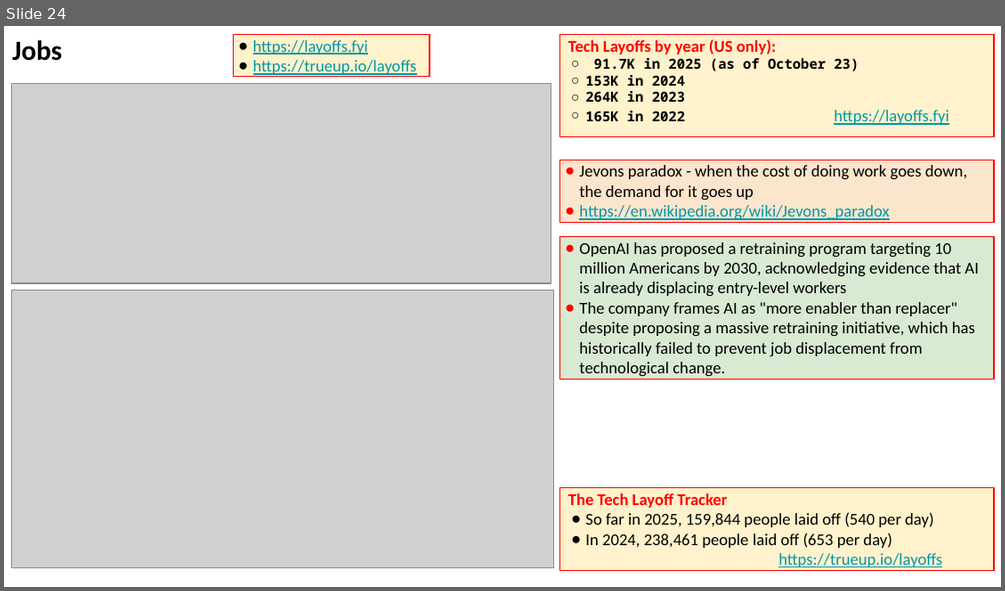
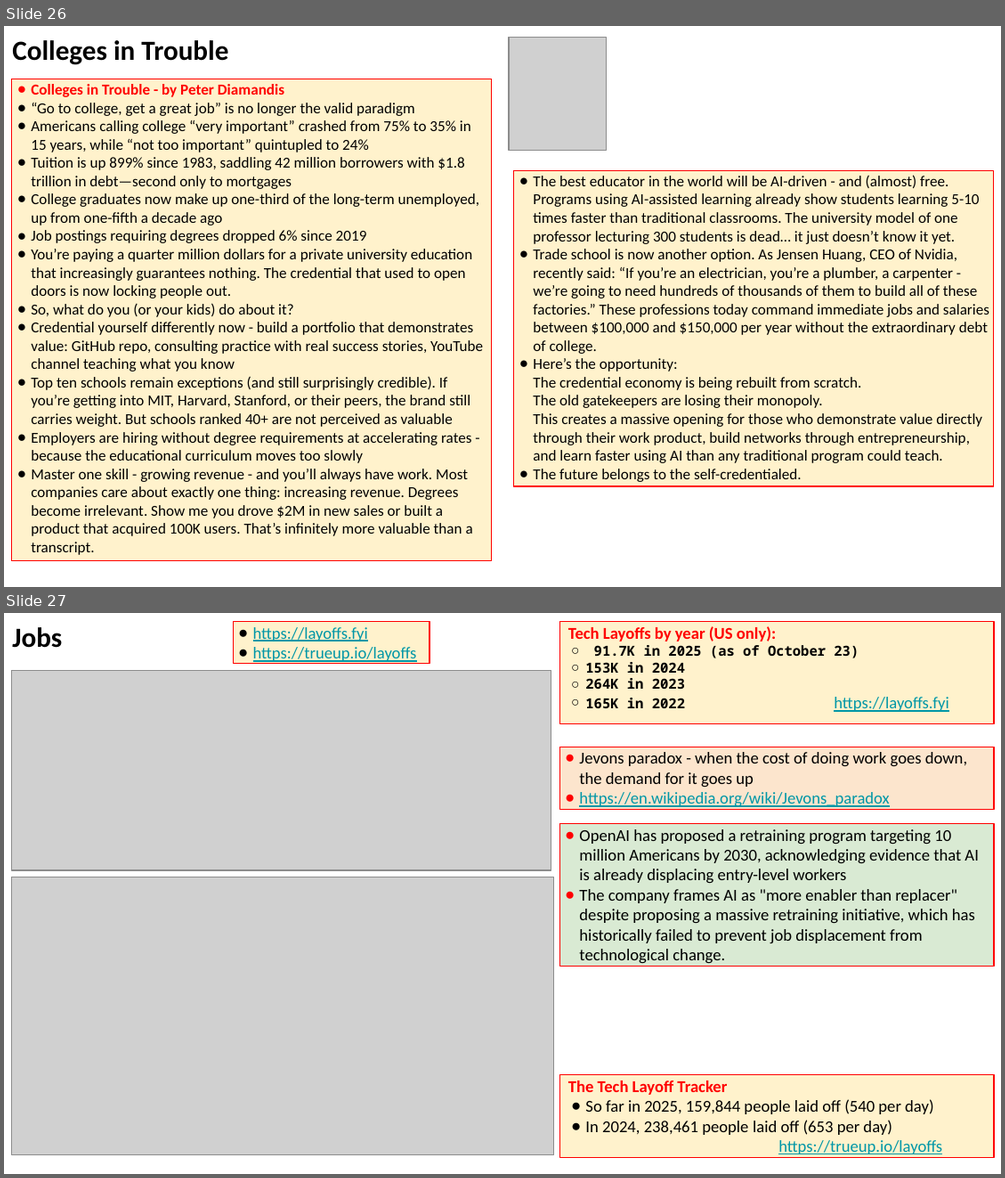
Before and after one commit to lselector/seminar, a slide deck: 2025/2025-10-24-AI-Updates.pptx. Shown one above the other, each under a label of ours: slide 24 before the commit, slides 26 and 27 after it. The pictures are 1005x591 and 1005x1178 pixels, drawn with LibreOffice and Linux fonts; fonts in the diff are those of the drawing; grey boxes stand for pictures. Boxes give left, top, right and bottom in pixels: in the first picture for what was removed or moved away, otherwise in the second. Text is boxed around its words. In the diff, an @@ line names an element or a change of style, - is before the commit and + after.

```diff
--- a/2025/2025-10-24-AI-Updates.pptx
+++ b/2025/2025-10-24-AI-Updates.pptx
@@ slide 26 added at bbox=[4, 26, 1001, 587], background #FFFFFF @@
@@ text added at bbox=[12, 40, 228, 65], 20 pt, text #000000, bold @@
+Colleges in Trouble
@@ picture added at bbox=[509, 37, 606, 151] @@
@@ rectangle added at bbox=[11, 79, 491, 560], fill #FFF2CC, outline #FF0000 0.75 pt, 11 pt, text #000000 @@
+● Colleges in Trouble - by Peter Diamandis
+● “Go to college, get a great job” is no longer the valid paradigm
+● Americans calling college “very important” crashed from 75% to 35% in 15 years, while “not too important” quintupled to 24%
+● Tuition is up 899% since 1983, saddling 42 million borrowers with $1.8 trillion in debt—second only to mortgages
+● College graduates now make up one-third of the long-term unemployed, up from one-fifth a decade ago
+● Job postings requiring degrees dropped 6% since 2019
+● You’re paying a quarter million dollars for a private university education that increasingly guarantees nothing. The credential that used to open doors is now locking people out.
+● So, what do you (or your kids) do about it?
+● Credential yourself differently now - build a portfolio that demonstrates value: GitHub repo, consulting practice with real success stories, YouTube channel teaching what you know
+● Top ten schools remain exceptions (and still surprisingly credible). If you’re getting into MIT, Harvard, Stanford, or their peers, the brand still carries weight. But schools ranked 40+ are not perceived as valuable
+● Employers are hiring without degree requirements at accelerating rates - because the educational curriculum moves too slowly
+● Master one skill - growing revenue - and you’ll always have work. Most companies care about exactly one thing: increasing revenue. Degrees become irrelevant. Show me you drove $2M in new sales or built a product that acquired 100K users. That’s infinitely more valuable than a transcript.
@@ rectangle added at bbox=[513, 170, 993, 486], fill #FFF2CC, outline #FF0000 0.75 pt, 11 pt, text #000000 @@
+● The best educator in the world will be AI-driven - and (almost) free. Programs using AI-assisted learning already show students learning 5-10 times faster than traditional classrooms. The university model of one professor lecturing 300 students is dead… it just doesn’t know it yet.
+● Trade school is now another option. As Jensen Huang, CEO of Nvidia, recently said: “If you’re an electrician, you’re a plumber, a carpenter - we’re going to need hundreds of thousands of them to build all of these factories.” These professions today command immediate jobs and salaries between $100,000 and $150,000 per year without the extraordinary debt of college.
+● Here’s the opportunity:
+  The credential economy is being rebuilt from scratch.
+  The old gatekeepers are losing their monopoly.
+  This creates a massive opening for those who demonstrate value directly through their work product, build networks through entrepreneurship, and learn faster using AI than any traditional program could teach.
+● The future belongs to the self-credentialed.
@@ what was slide 24 is now slide 27 @@
```
Also in this commit, not shown: 4 slides changed, 2 other slides added.
